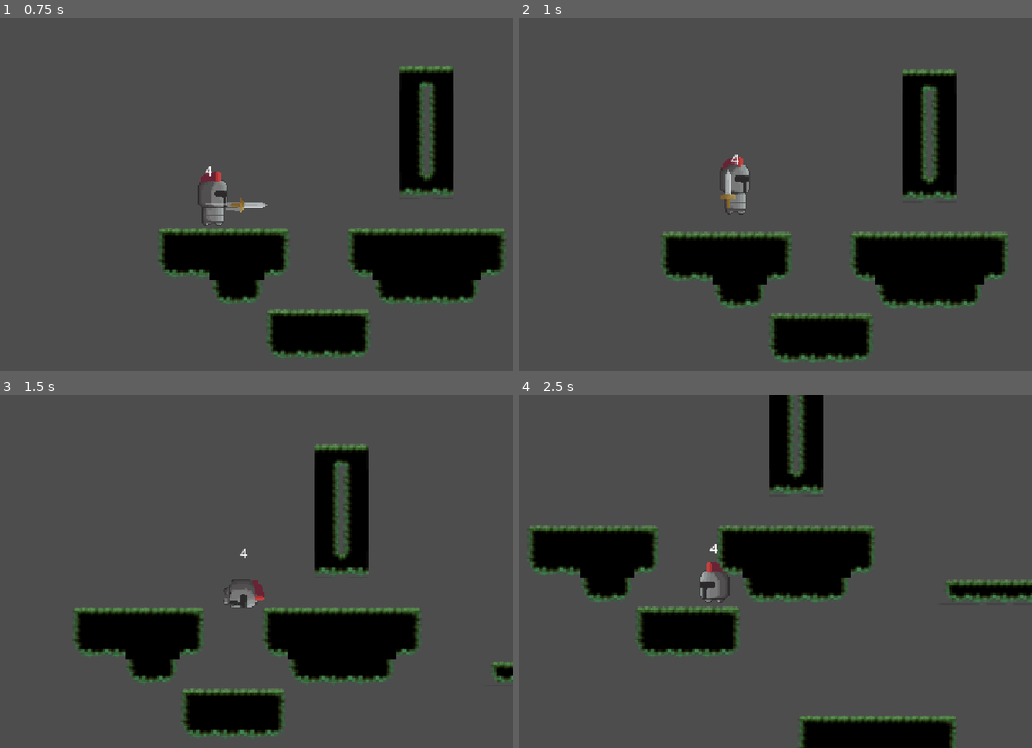
Above: before the commit, frames 1-4 (two rows, left to right).
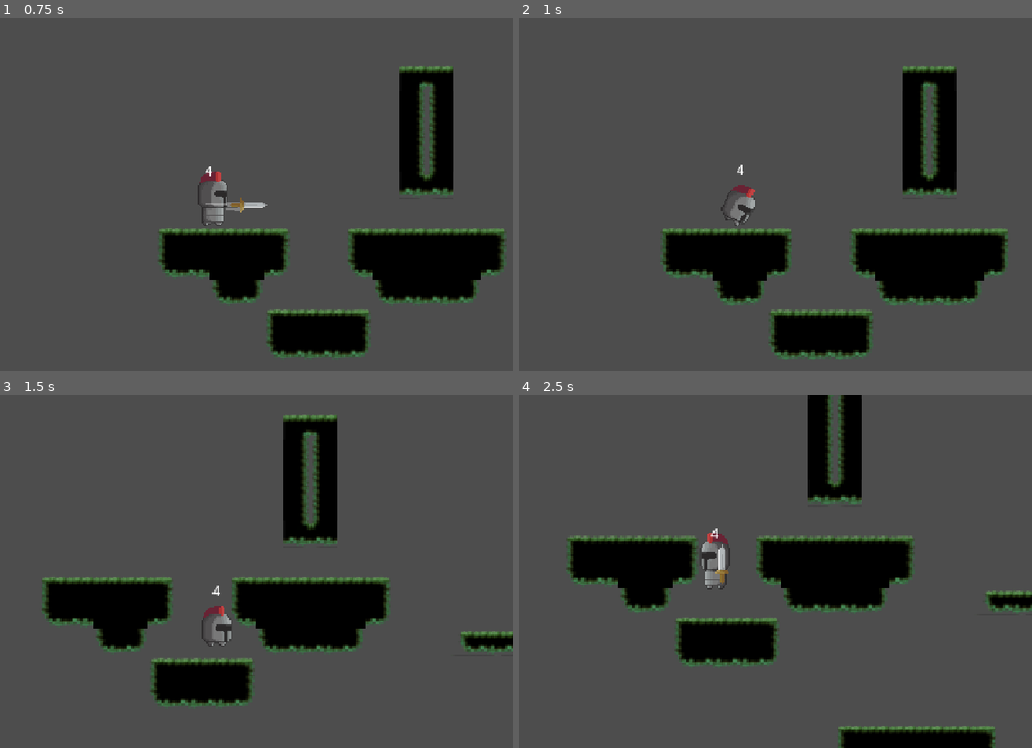
Above: after the commit, the same moments.

Repository: Neyoro3112/Multimedia_VideoJuego
Game: Godot game, scene res://levels/Escenario.tscn
Two runs of this game, one before a commit and one after it. Both use one fixed random seed, a clock stepped at 60 frames per second and the inputs below.
Inputs:
- Up to frame 1 (0.75 s): hold D (move_right) from 0.53 s (still down); tap C (attack) at 0.6 s
- Up to frame 2 (1 s): keep holding D (move_right); tap Up (jump) at 0.77 s; tap S (roll) at 0.8 s
- Up to frame 3 (1.5 s): keep holding D (move_right); tap Up (jump) at 1.07 s; tap S (roll) at 1.35 s
- Up to frame 4 (2.5 s): tap Up (jump) at 1.52, 1.82, 2.3 s; tap Shift (run) at 1.55, 2.1 s; release D (move_right) at 2.03 s; hold Left (move_left) from 2.03 s (still down)

Frame 1 is identical in both runs. In frame 2, 5.1% of the frame differs, in the area x 27-96%, y 13-98%; in frame 3, 22%, in the area x 8-100%, y 5-97%; in frame 4, 20%.

Commit message:
reordering project

Diff:
--- a/characters/enemies/bat/bat.tscn
+++ b/characters/enemies/bat/bat.tscn
@@ -1,21 +1,21 @@
 [gd_scene load_steps=95 format=3 uid="uid://uhne2tr2osp"]
 
 [ext_resource type="Script" uid="uid://bvfm0o5gw6av3" path="res://characters/enemies/bat/bat.gd" id="1_5b8vu"]
-[ext_resource type="Script" uid="uid://cas7q7fsfjyhw" path="res://characters/enemies/enemy_controller.gd" id="2_87tbl"]
+[ext_resource type="Script" uid="uid://cas7q7fsfjyhw" path="res://components/controllers/entities/enemies/enemy_controller.gd" id="2_87tbl"]
 [ext_resource type="Texture2D" uid="uid://danj3d1wvyojl" path="res://assets/SpriteSheets/enemies/fly_enemy.png" id="2_ixkiu"]
 [ext_resource type="Script" uid="uid://q857pellbhu7" path="res://components/health.gd" id="2_r36bf"]
 [ext_resource type="Script" uid="uid://bxutyjd252rd6" path="res://components/hurtbox.gd" id="3_7xr3g"]
 [ext_resource type="Script" uid="uid://cunw6ai4h1521" path="res://components/controllers/animation_controller.gd" id="3_26c4s"]
 [ext_resource type="Script" uid="uid://dfdukj8kh40sl" path="res://components/hitbox.gd" id="4_lt762"]
-[ext_resource type="Script" uid="uid://bqse0wc4xas8m" path="res://states/entities/enemies/fly_enemy/idle.gd" id="7_lt762"]
+[ext_resource type="Script" uid="uid://bqse0wc4xas8m" path="res://states/entities/enemies/bat/idle.gd" id="7_lt762"]
 [ext_resource type="Script" uid="uid://bjpp2ia82u6tg" path="res://states/StateMachine.gd" id="8_r36bf"]
-[ext_resource type="Script" uid="uid://c2m7w6rhyblev" path="res://states/entities/enemies/fly_enemy/chasing.gd" id="10_5tef2"]
-[ext_resource type="Script" uid="uid://bl8rrtlq2fev0" path="res://states/entities/enemies/fly_enemy/spotting.gd" id="10_a6x2a"]
-[ext_resource type="Script" uid="uid://b17ifewaoqyee" path="res://states/entities/enemies/fly_enemy/hit.gd" id="11_1rjn6"]
+[ext_resource type="Script" uid="uid://c2m7w6rhyblev" path="res://states/entities/enemies/bat/chasing.gd" id="10_5tef2"]
+[ext_resource type="Script" uid="uid://bl8rrtlq2fev0" path="res://states/entities/enemies/bat/spotting.gd" id="10_a6x2a"]
+[ext_resource type="Script" uid="uid://b17ifewaoqyee" path="res://states/entities/enemies/bat/hit.gd" id="11_1rjn6"]
 [ext_resource type="Script" uid="uid://cdfaf64yrhqv4" path="res://components/movement/fly_movement.gd" id="11_4n8rd"]
 [ext_resource type="Script" uid="uid://chifhhp1npv8y" path="res://components/movement/knockback_movement.gd" id="13_5nwb1"]
-[ext_resource type="Script" uid="uid://c3q7uc7cta42k" path="res://states/entities/enemies/fly_enemy/attacking.gd" id="13_57kkp"]
-[ext_resource type="Script" uid="uid://va5p31okrhva" path="res://states/entities/enemies/fly_enemy/death.gd" id="14_h6sni"]
+[ext_resource type="Script" uid="uid://c3q7uc7cta42k" path="res://states/entities/enemies/bat/attacking.gd" id="13_57kkp"]
+[ext_resource type="Script" uid="uid://va5p31okrhva" path="res://states/entities/enemies/bat/death.gd" id="14_h6sni"]
 [ext_resource type="Resource" uid="uid://dbxflqutw8dss" path="res://components/movement/average_knockback.tres" id="16_636rh"]
 
 [sub_resource type="AtlasTexture" id="AtlasTexture_7xr3g"]
--- a/characters/player/player.tscn
+++ b/characters/player/player.tscn
@@ -22,13 +22,13 @@
 [ext_resource type="Script" uid="uid://b675r5s3te6jd" path="res://states/entities/player/attacking.gd" id="16_ey80i"]
 [ext_resource type="Script" uid="uid://cunw6ai4h1521" path="res://components/controllers/animation_controller.gd" id="17_fftny"]
 [ext_resource type="Script" uid="uid://5thcbtek4krh" path="res://components/health_label.gd" id="19_kyfeq"]
-[ext_resource type="Resource" uid="uid://c5d1reux15qb8" path="res://characters/player/player_common_movement.tres" id="19_w53g3"]
+[ext_resource type="Resource" uid="uid://c5d1reux15qb8" path="res://components/movement/player_common_movement.tres" id="19_w53g3"]
 [ext_resource type="Script" uid="uid://cmqtbowdq6gcm" path="res://states/entities/player/hit.gd" id="20_yybc7"]
 [ext_resource type="Script" uid="uid://dpb522fi82w88" path="res://components/movement/jumping_movement.gd" id="21_6pj1p"]
 [ext_resource type="Script" uid="uid://db25enbpm8hmk" path="res://states/entities/player/no_action.gd" id="22_4cx7u"]
 [ext_resource type="Script" uid="uid://fg41ex266bts" path="res://components/movement/rolling_movement.gd" id="23_e0pgg"]
 [ext_resource type="Script" uid="uid://cliqy0kjy03ec" path="res://states/entities/player/death.gd" id="23_jgd8i"]
-[ext_resource type="Script" uid="uid://cr3ja5jkdkpwe" path="res://characters/player/human_actions_controller.gd" id="26_4cx7u"]
+[ext_resource type="Script" uid="uid://cr3ja5jkdkpwe" path="res://components/controllers/entities/player/human_actions_controller.gd" id="26_4cx7u"]
 [ext_resource type="Resource" uid="uid://dbxflqutw8dss" path="res://components/movement/average_knockback.tres" id="26_sbttr"]
 
 [sub_resource type="AtlasTexture" id="AtlasTexture_2f2pv"]
@@ -1784,7 +1784,7 @@
 scale = Vector2(1.5, 1.5)
 sprite_frames = SubResource("SpriteFrames_xgymn")
 animation = &"idle"
-frame = 3
+frame = 2
 
 [node name="AttackArea" type="Area2D" parent="Facing" node_paths=PackedStringArray("ownerHurtbox")]
 collision_layer = 4
@@ -1926,7 +1926,7 @@
 script = ExtResource("16_ey80i")
 
 [node name="AttackDuration" type="Timer" parent="ActionFSM/Attacking"]
-wait_time = 0.25
+wait_time = 0.3
 one_shot = true
 
 [node name="CooldownTimer" type="Timer" parent="ActionFSM/Attacking"]
--- a/states/entities/player/running.gd
+++ /dev/null
@@ -1,19 +0,0 @@
-extends PlayerState
-class_name PlayerRunning
-
-func get_transition_checks():
-	return {
-		PlayerStates.Movement.falling not player.is_on_floor(),
-		PlayerStates.Movement.jumping player.controller.is_action_triggered(PlayerActions.jump),
-		ATTACKING: player.controller.is_action_triggered(PlayerActions.attack),
-		PlayerStates.Movement.rolling player.controller.is_action_triggered(PlayerActions.roll),
-		IDLE: player.direction == 0,
-		PlayerStates.Movement.walking not player.controller.is_action_held(PlayerActions.run)
-	}
-func enter():
-	player.animation_controller.update_animation(PlayerAnimations.Run)
-
-func physics_update(delta: float):
-	update_physics(delta, player.run_speed)
-
-	check_transitions()
Renamed: characters/controllers/base_controller.gd -> components/controllers/entities/base_controller.gd
Renamed: characters/controllers/base_controller.gd.uid -> components/controllers/entities/base_controller.gd.uid
Renamed: characters/enemies/bat/BatActions.gd -> components/controllers/entities/enemies/BatActions.gd
Renamed: characters/enemies/bat/BatActions.gd.uid -> components/controllers/entities/enemies/BatActions.gd.uid
Renamed: characters/enemies/enemy_controller.gd -> components/controllers/entities/enemies/enemy_controller.gd
Renamed: characters/enemies/enemy_controller.gd.uid -> components/controllers/entities/enemies/enemy_controller.gd.uid
Renamed: characters/player/PlayerActions.gd -> components/controllers/entities/player/PlayerActions.gd
Renamed: characters/player/PlayerActions.gd.uid -> components/controllers/entities/player/PlayerActions.gd.uid
Renamed: characters/player/human_actions_controller.gd -> components/controllers/entities/player/human_actions_controller.gd
Renamed: characters/player/human_actions_controller.gd.uid -> components/controllers/entities/player/human_actions_controller.gd.uid
Renamed: characters/controllers/player_controller.gd -> components/controllers/entities/player/player_controller.gd
Renamed: characters/controllers/player_controller.gd.uid -> components/controllers/entities/player/player_controller.gd.uid
(and 22 more such lines)
